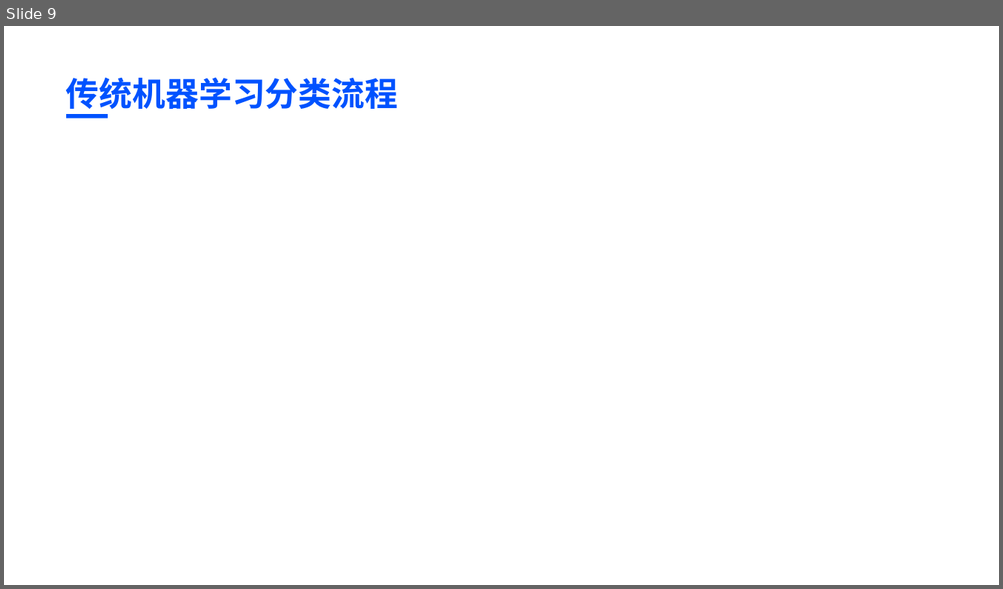
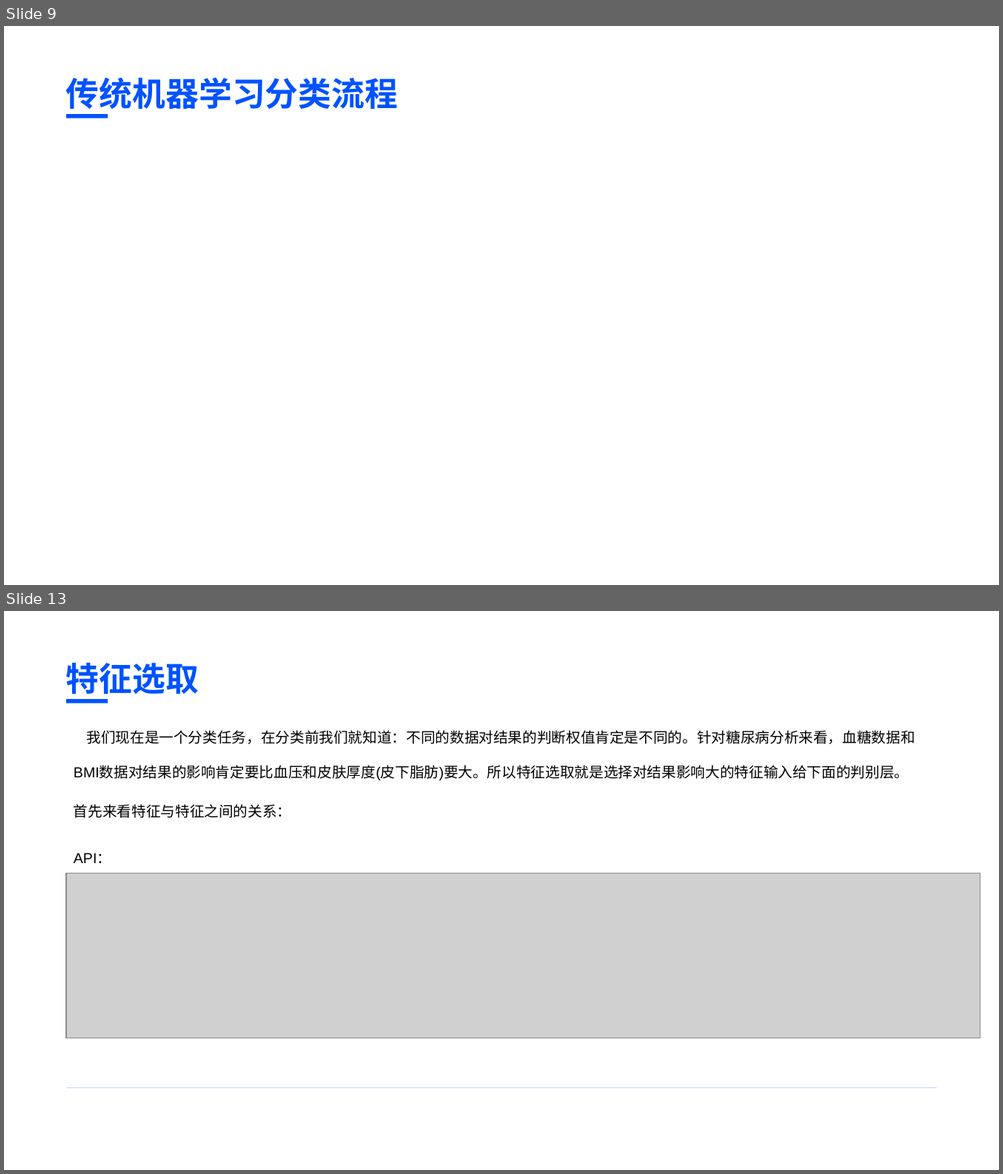
Before and after one commit to BaiRong-NUC/DiabetesAnalyzes, a slide deck: 多元统计与模式识别课程汇报.pptx. Shown one above the other, each under a label of ours: slide 9 before the commit, slides 9 and 13 after it; the slides between them are not shown. The pictures are 1003x589 and 1003x1174 pixels, drawn with LibreOffice and Linux fonts; fonts in the diff are those of the drawing; grey boxes stand for pictures; background and template pictures are left out. Boxes give left, top, right and bottom in pixels: in the first picture for what was removed or moved away, otherwise in the second. Text is boxed around its words. In the diff, an @@ line names an element or a change of style, - is before the commit and + after.

Commit message:
上传特征提取基于统计检验的特征选择 (f_classif)数学公式计算步骤

```diff
--- a/多元统计与模式识别课程汇报.pptx
+++ b/多元统计与模式识别课程汇报.pptx
@@ slide 13 added at [4,611,999,1170], background #FFFFFF @@
@@ text added at [66,663,199,700], 32 pt, text #0052FF, bold @@
+特征选取
@@ rounded rectangle added at [66,699,108,703], fill #0052FF @@
@@ text added at [74,730,914,780], 14 pt, text #000000 @@
+我们现在是一个分类任务，在分类前我们就知道：不同的数据对结果的判断权值肯定是不同的。针对糖尿病分析来看，血糖数据和
+BMI数据对结果的影响肯定要比血压和皮肤厚度(皮下脂肪)要大。所以特征选取就是选择对结果影响大的特征输入给下面的判别层。
@@ text added at [74,804,291,818], 14 pt, text #000000 @@
+首先来看特征与特征之间的关系：
@@ text added at [74,853,111,863], 14 pt, text #000000 @@
+API：
@@ picture added at [66,874,979,1039] @@
@@ rounded rectangle added at [66,1088,936,1088], fill #0052FF at 20% opacity @@
```
Also in this commit, not shown: 1 slide changed, 12 other slides added, 2 other files.
